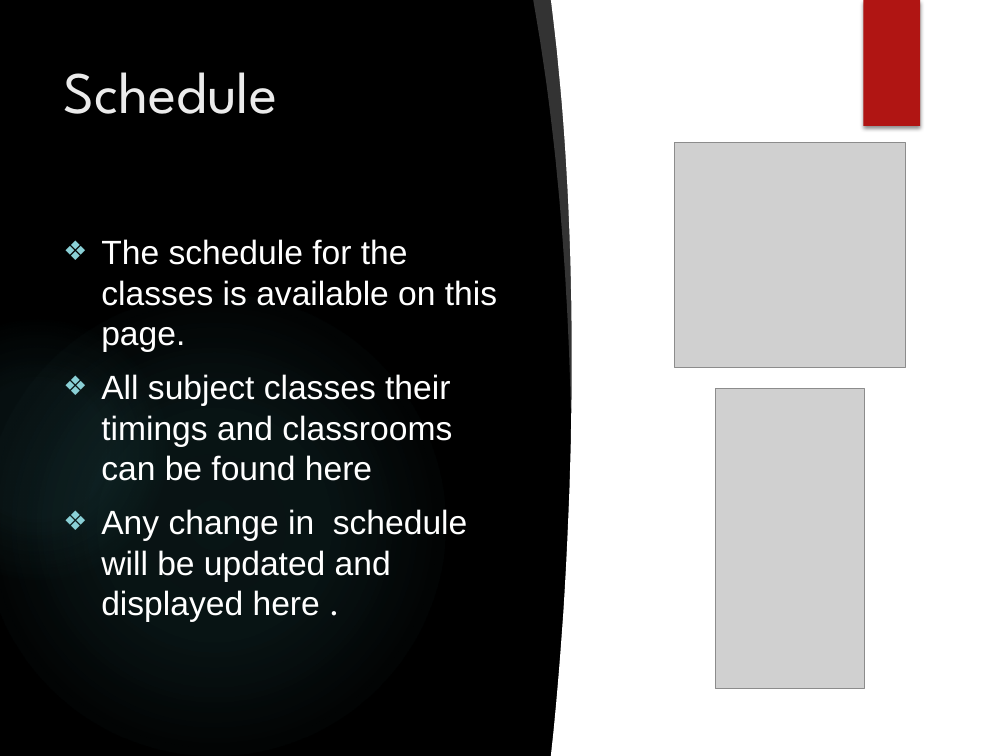
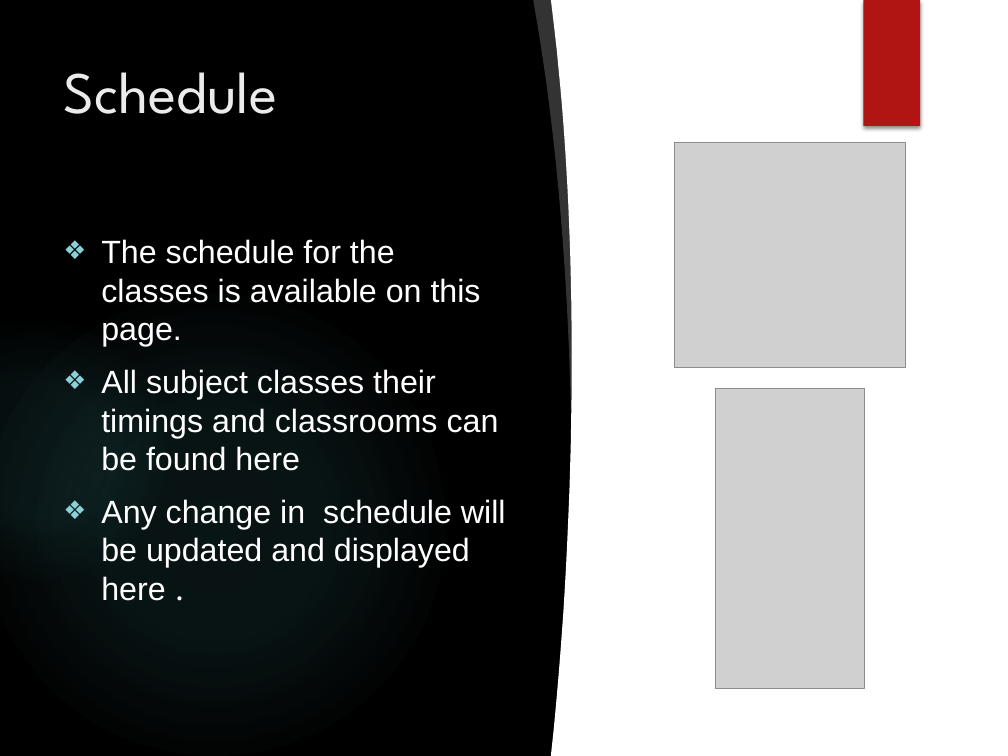
Before and after one commit to avtargill/School-Cegep, a slide deck: slide 16 of PPT_School_App.pptx. Drawn at 1008x756 pixels with LibreOffice and Linux fonts; fonts in the diff are those of the drawing; grey boxes stand for pictures; background and template pictures are left out. Boxes give left, top, right and bottom in pixels: in the first picture for what was removed or moved away, otherwise in the second. Text is boxed around its words. In the diff, an @@ line names an element or a change of style, - is before the commit and + after.

```diff
--- a/PPT_School_App.pptx
+++ b/PPT_School_App.pptx
@@ text "The schedule for the classes ..." at (101,239,506,601): size 24 to 23 pt @@
```
Also in this commit, not shown: 8 other slides changed, 2 slides removed.
